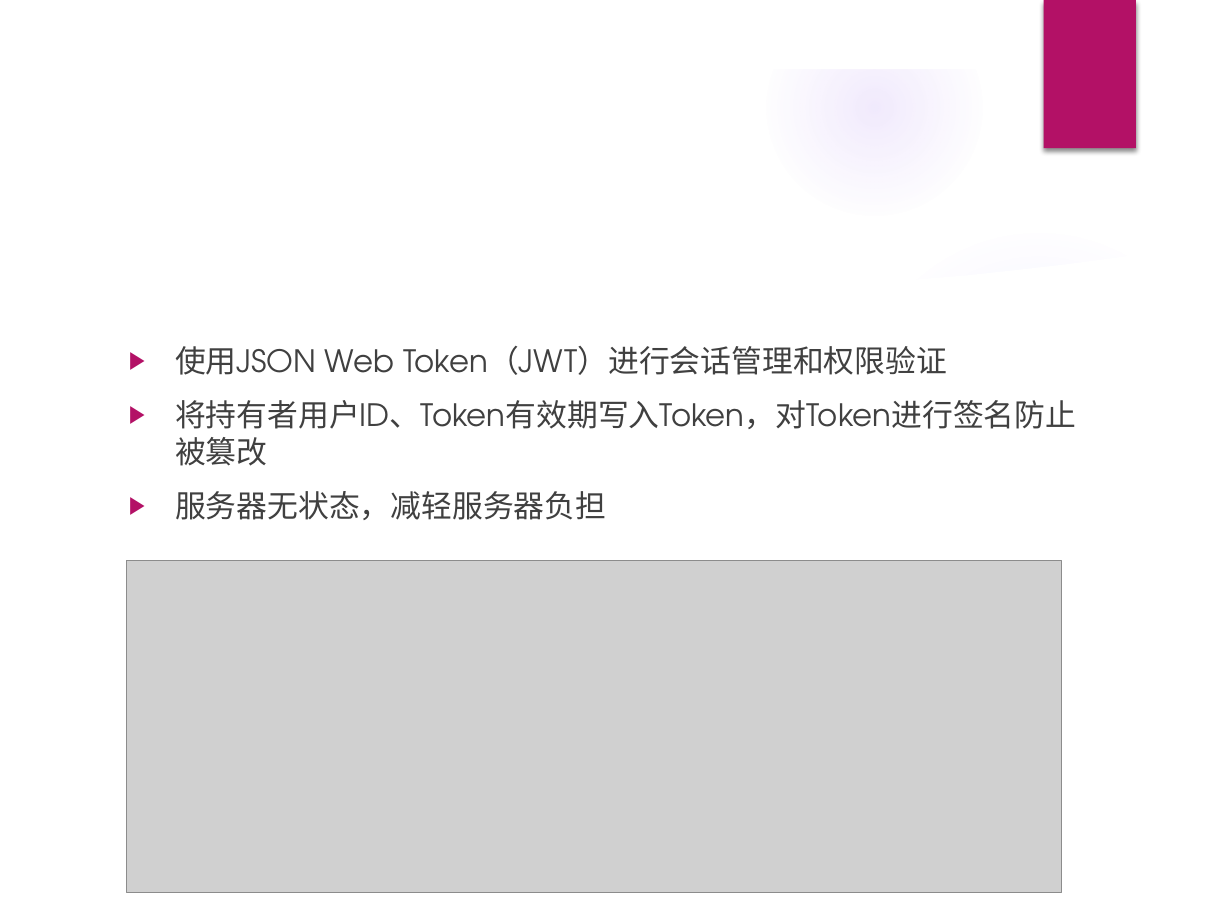
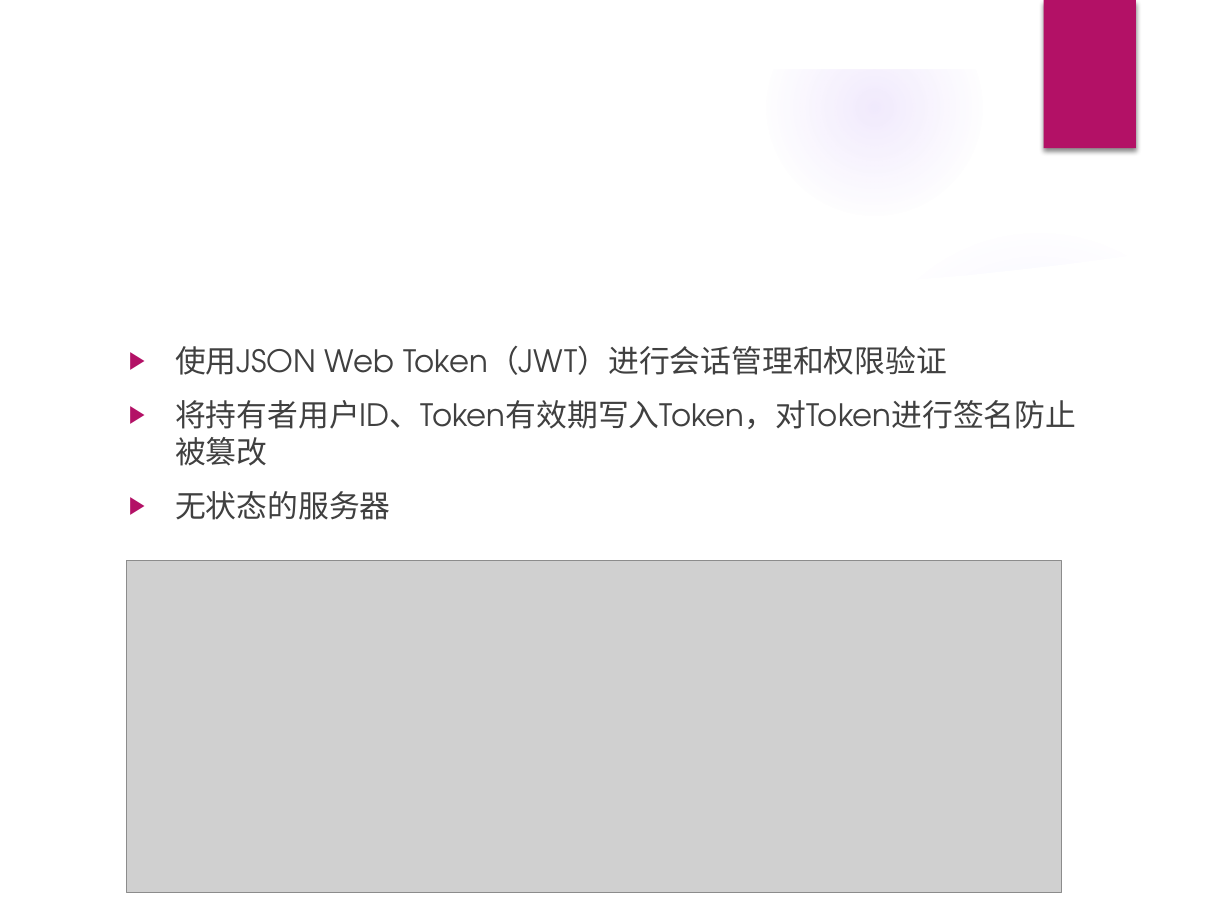
Before and after one commit to Relate13/web_2023, a slide deck: slide 16 of 项目介绍.pptx (slide 15 before the commit). Drawn at 1232x924 pixels with LibreOffice and Linux fonts; fonts in the diff are those of the drawing; grey boxes stand for pictures; background and template pictures are left out. Boxes give left, top, right and bottom in pixels: in the first picture for what was removed or moved away, otherwise in the second. Text is boxed around its words. In the diff, an @@ line names an element or a change of style, - is before the commit and + after.

Commit message:
FEAT: add some slides

```diff
--- a/项目介绍.pptx
+++ b/项目介绍.pptx
@@ text at box(175, 491, 391, 520): text changed @@
-▶ 服务器无状态，减轻服务器负担
+▶ 无状态的服务器
```
Also in this commit, not shown: 3 other slides changed, 1 slide added.
